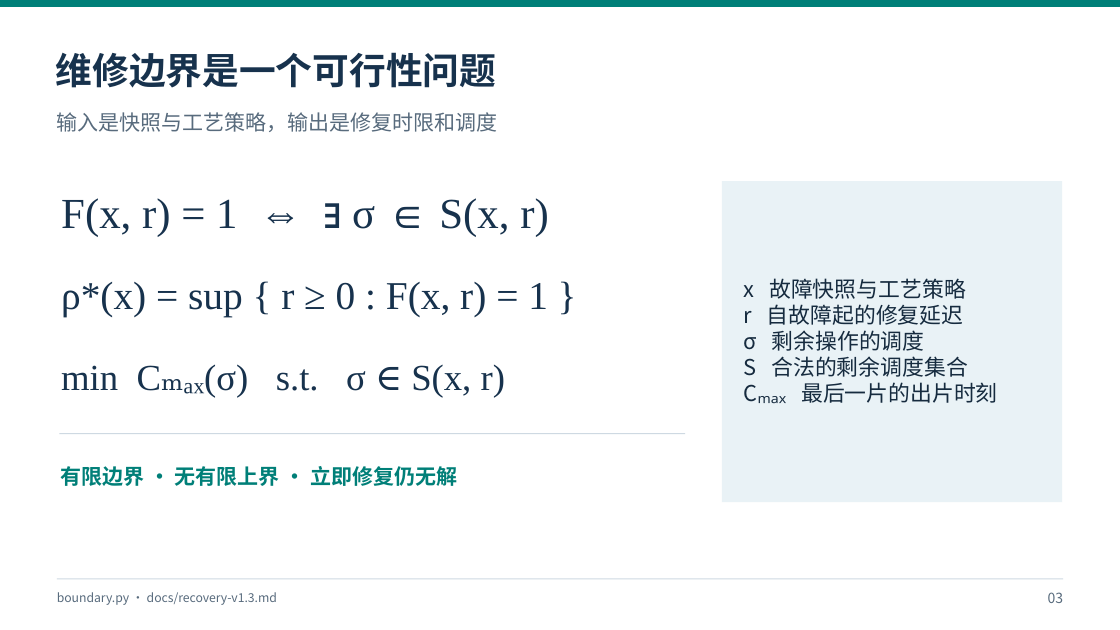
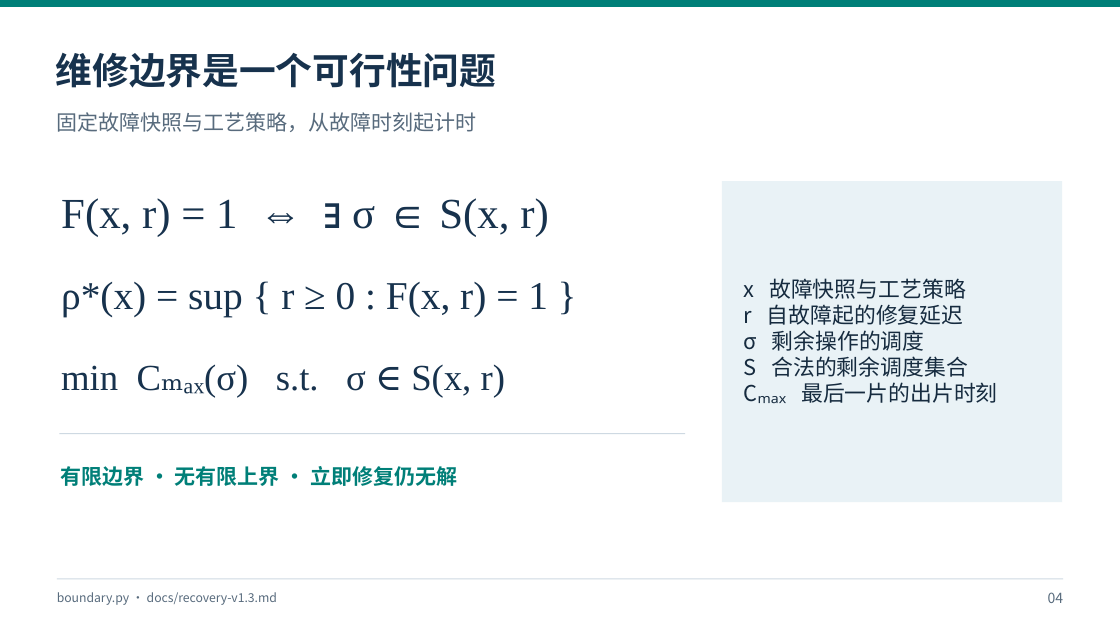
Before and after one commit to yanq458-tech/WaferSched-Agent, a slide deck: slide 4 of docs/presentations/v1.3.0-project-review/WaferSched-Agent_v1.3.0_研究汇报.pptx (slide 3 before the commit). Drawn at 1120x630 pixels with LibreOffice and Linux fonts; fonts in the diff are those of the drawing. Boxes give left, top, right and bottom in pixels: in the first picture for what was removed or moved away, otherwise in the second. Text is boxed around its words. In the diff, an @@ line names an element or a change of style, - is before the commit and + after.

```diff
--- a/docs/presentations/v1.3.0-project-review/WaferSched-Agent_v1.3.0_研究汇报.pptx
+++ b/docs/presentations/v1.3.0-project-review/WaferSched-Agent_v1.3.0_研究汇报.pptx
@@ text at box(57, 112, 477, 132): text changed @@
-输入是快照与工艺策略，输出是修复时限和调度
+固定故障快照与工艺策略，从故障时刻起计时
@@ text at box(1048, 592, 1064, 603): text changed @@
-03
+04
```
Also in this commit, not shown: 8 other slides changed, 8 slides added, 2 slides removed, 7 other files.
